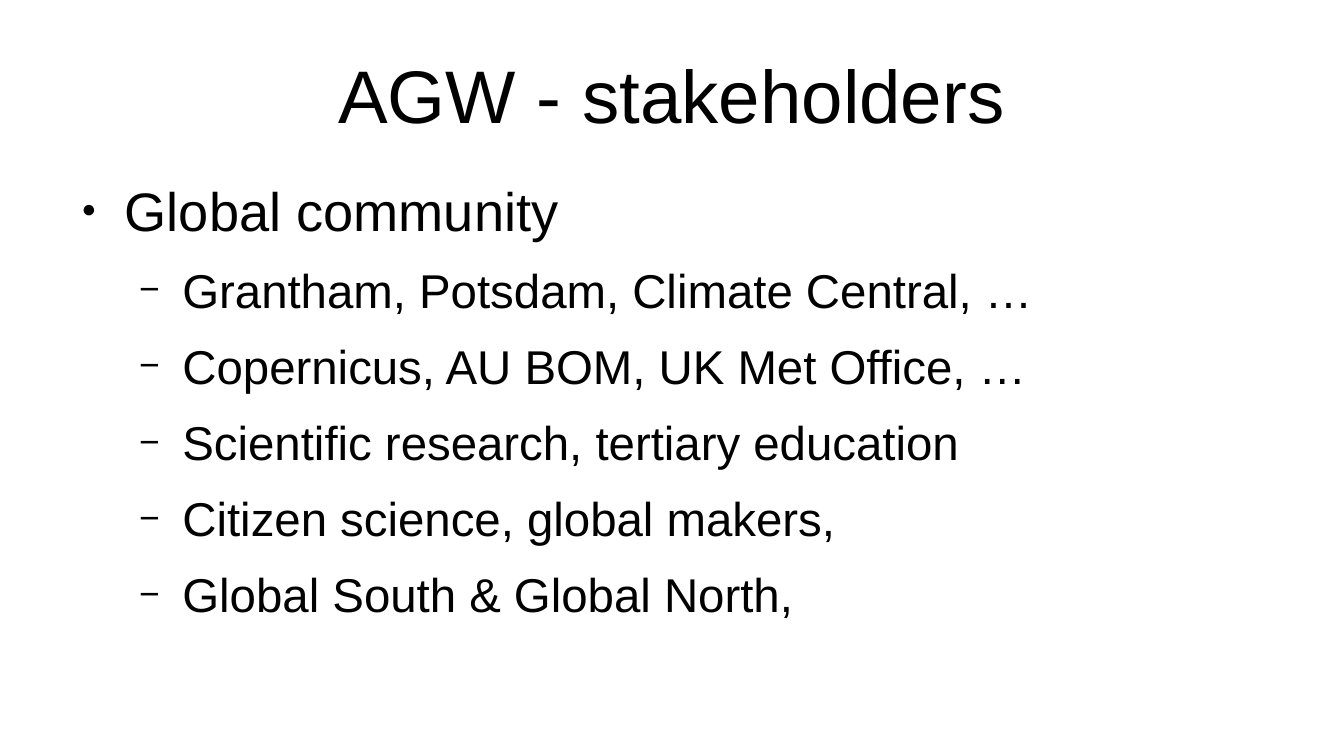
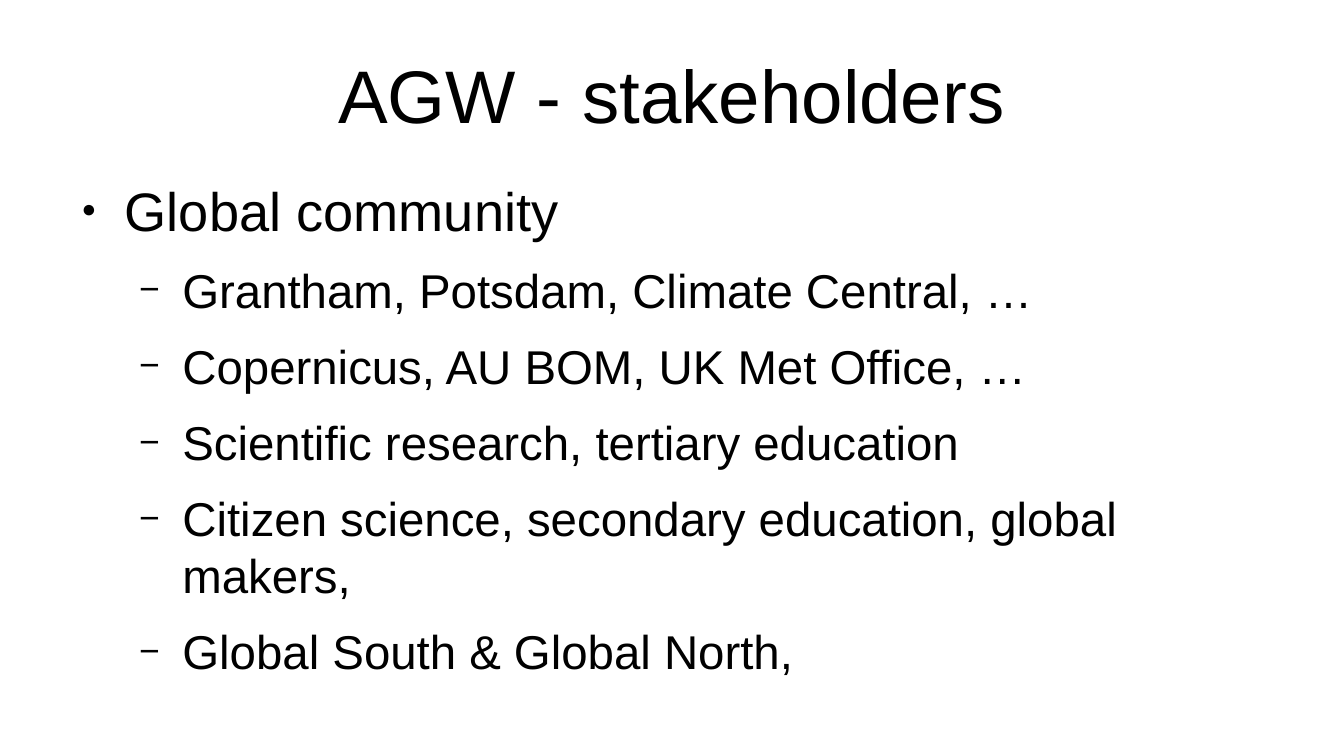
Before and after one commit to YorkEarwaker/Climate-Model, a slide deck: slide 8 of ppm/anthropogenic-global-warming-context.odp. Drawn at 1344x756 pixels with LibreOffice and Linux fonts; fonts in the diff are those of the drawing. Boxes give left, top, right and bottom in pixels: in the first picture for what was removed or moved away, otherwise in the second. Text is boxed around its words. In the diff, an @@ line names an element or a change of style, - is before the commit and + after.

Commit message:
update

```diff
--- a/ppm/anthropogenic-global-warming-context.odp
+++ b/ppm/anthropogenic-global-warming-context.odp
@@ text at bbox=[182, 501, 1116, 599]: text changed @@
-  − Citizen science, global makers,
+  − Citizen science, secondary education, global makers,
```
Also in this commit, not shown: 4 other slides changed.
